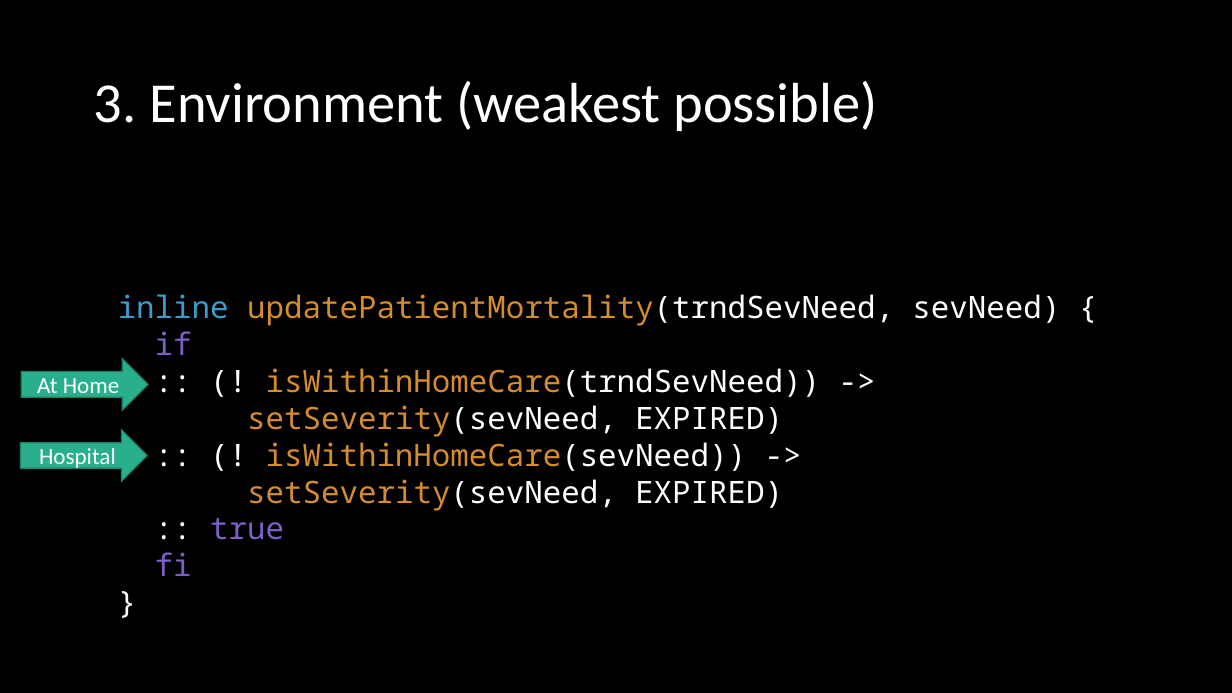
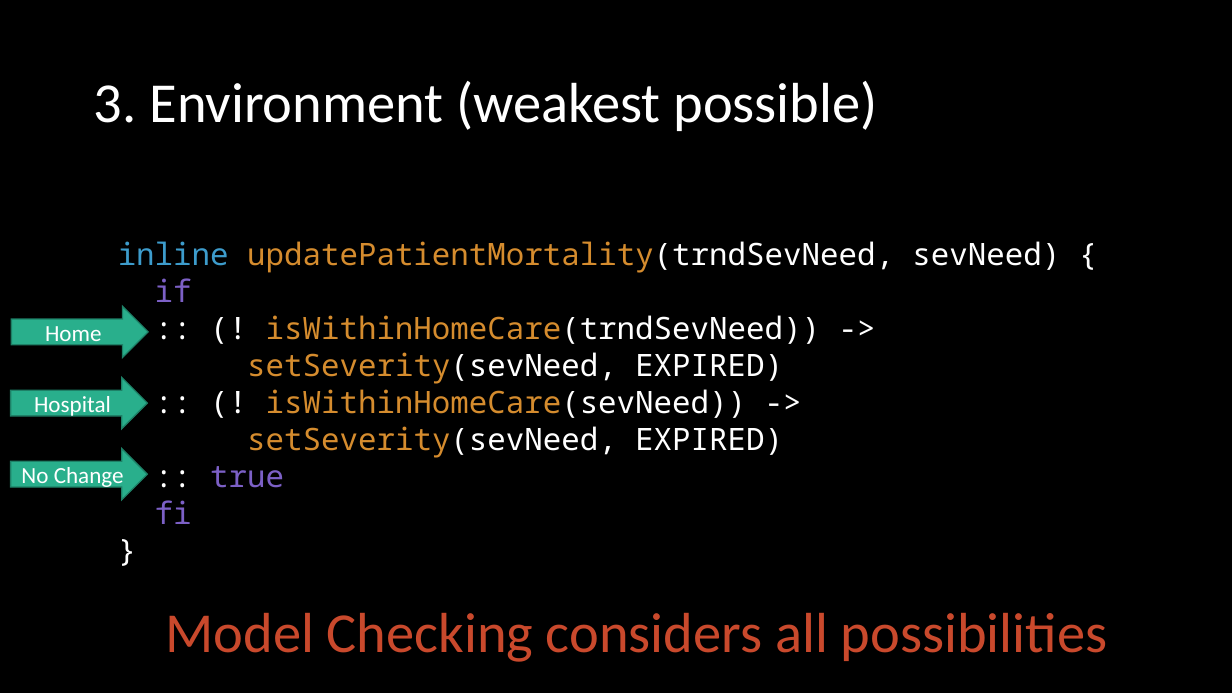
Before and after one commit to ericmercer/SPIN-bpmn-cwp-verification-paper, a slide deck: slide 19 of presentation/syscon-2022.pptx. Drawn at 1232x693 pixels with LibreOffice and Linux fonts; fonts in the diff are those of the drawing. Boxes give left, top, right and bottom in pixels: in the first picture for what was removed or moved away, otherwise in the second. Text is boxed around its words. In the diff, an @@ line names an element or a change of style, - is before the commit and + after.

```diff
--- a/presentation/syscon-2022.pptx
+++ b/presentation/syscon-2022.pptx
@@ text "inline updatePatientMortality(trndSevNeed, sevNeed) {": place and size @@
-text "inline updatePatientMortality(trndSevNeed, sevNeed) {" at box(118, 294, 1060, 576)
+text "inline updatePatientMortality(trndSevNeed, sevNeed) {" at box(118, 241, 1060, 524)
@@ right arrow "Home": place and size @@
-right arrow "Home" at box(21, 359, 148, 410)
+right arrow "Home" at box(11, 306, 148, 358)
@@ text in right arrow at box(45, 326, 101, 347): text changed @@
-At Home
+Home
@@ right arrow "Hospital": place and size @@
-right arrow "Hospital" at box(20, 430, 147, 482)
+right arrow "Hospital" at box(11, 377, 148, 429)
@@ right arrow added at box(11, 448, 148, 500), fill #29AF8C, outline #1E8168 1 pt, 18 pt, text #FFFFFF @@
+No Change
@@ text added at box(165, 613, 1107, 662), 44 pt, text #C9492C @@
+Model Checking considers all possibilities
```
Also in this commit, not shown: 9 other slides changed.
